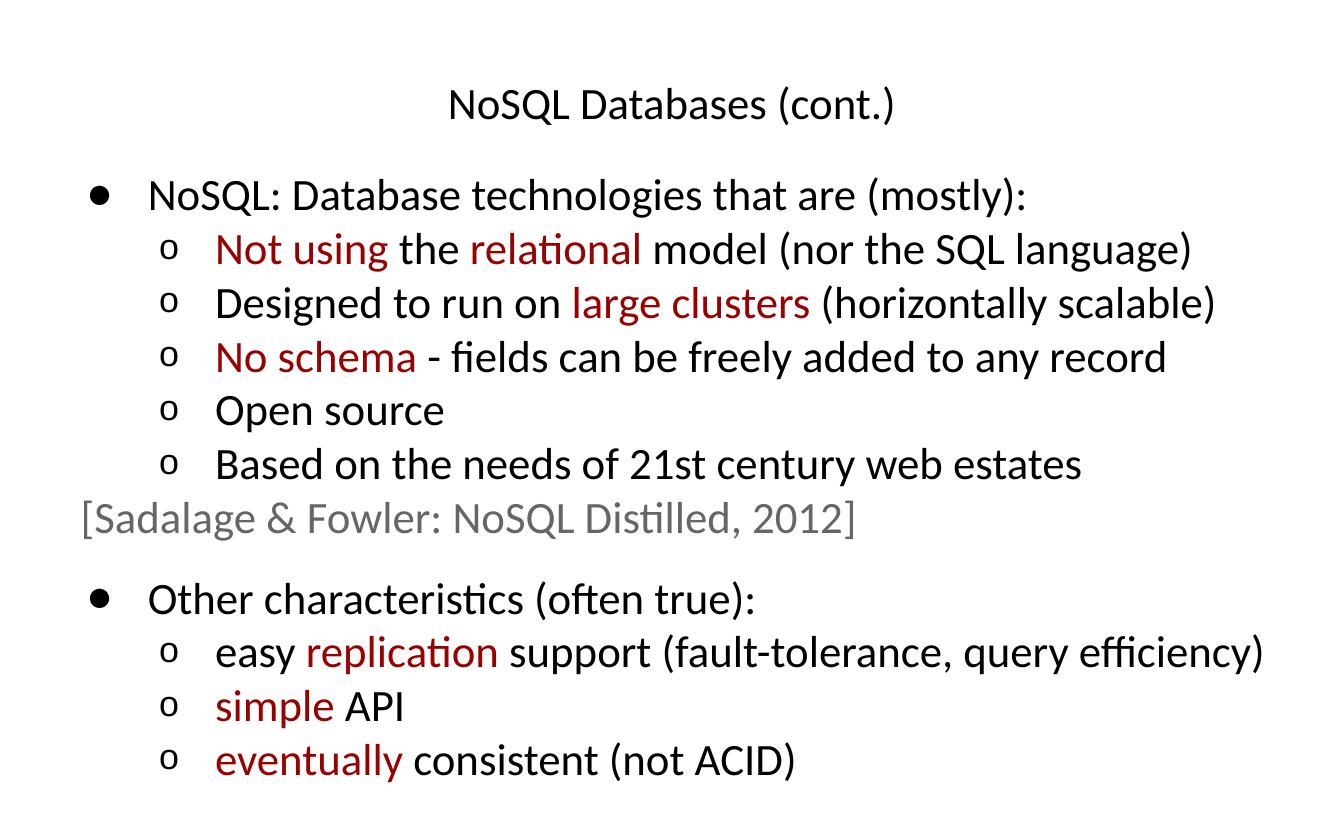
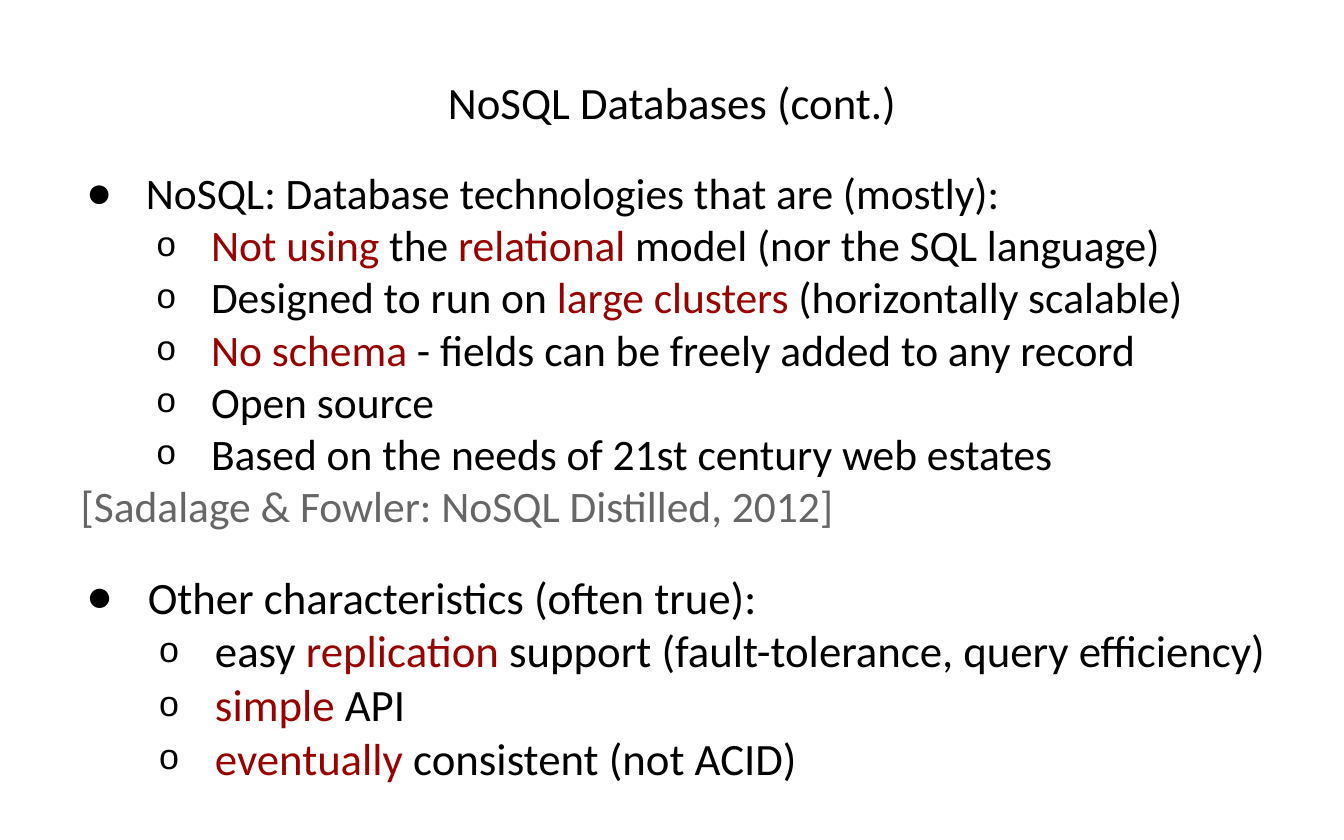
Before and after one commit to hogeschool/INFDEV026B, a slide deck: slide 6 of 2016-2017/Lecture 5.pptx. Drawn at 1344x840 pixels with LibreOffice and Linux fonts; fonts in the diff are those of the drawing. Boxes give left, top, right and bottom in pixels: in the first picture for what was removed or moved away, otherwise in the second. Text is boxed around its words. In the diff, an @@ line names an element or a change of style, - is before the commit and + after.

```diff
--- a/2016-2017/Lecture 5.pptx
+++ b/2016-2017/Lecture 5.pptx
@@ text "NoSQL: Database technologies that are ..." at box(81, 177, 1182, 530): size 24 to 23.3 pt; indent changed @@
```
Also in this commit, not shown: 12 other slides changed.
